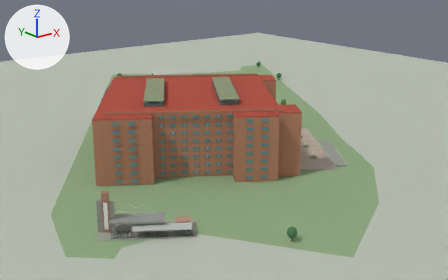
Renders of the glTF model campus-cuajimalpa/UAM_Cuajimalpa.glb from each side of a commit.
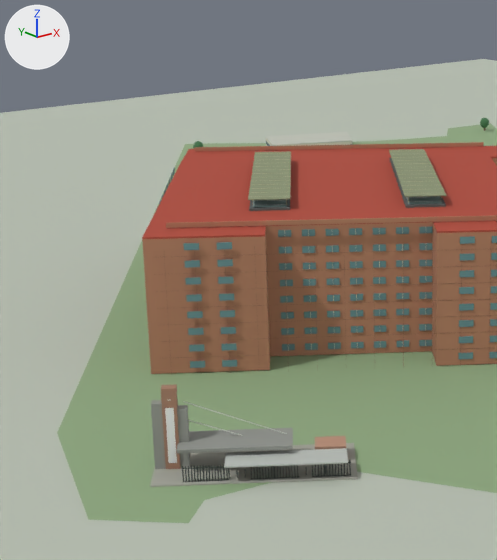
There are two pictures of each version: one whole from a 50 mm camera at (-189.0, -253.0, 89.0) aimed at (7.0, -8.0, -9.0), one close up on the part from 5% to 59% of the width and 2% to 99% of the height. The axes (+X, +Y, +Z) are drawn at upper left. The lights are the same throughout. The last two pictures show the newer version. Where no turn or scale is listed for an object, it has been applied to the vertices.

The older version as bpy lines, for what is in view:
```python
me_mesh_88 = bpy.data.meshes.new('Mesh_88')
me_mesh_88.from_pydata(...)  # 8 vertices, 12 faces; spans x 39.6..73.4, y 99.2..124.0, z 0.0..0.3
me_mesh_88.materials.append(mat_material_35)  # light grey #c3c6ba
me_mesh_90 = bpy.data.meshes.new('Mesh_90')
me_mesh_90.from_pydata(...)  # a box spanning x -0.5..0.5, y -0.5..0.5, z -0.5..0.5
me_mesh_90.materials.append(mat_material_37)  # grey #a5a69b
ob_azotea_001 = bpy.data.objects.new('Azotea.001', me_mesh_88)
ob_azotea_001.location = (0.0, 0.0, 3.5)
ob_explanada_porteria = bpy.data.objects.new('Explanada_porteria', me_mesh_90)
ob_explanada_porteria.parent = ob_porteria_cuajimalpa_aproximada
ob_explanada_porteria.location = (2.0, 0.0, 0.18)
ob_explanada_porteria.scale = (32.0, 13.0, 0.24)
ob_porteria_cuajimalpa_aproximada = bpy.data.objects.new('Porteria_Cuajimalpa_aproximada', None)
ob_porteria_cuajimalpa_aproximada.parent = ob_uam_cuajimalpa
ob_porteria_cuajimalpa_aproximada.location = (-94.02, -90.25, 0.0)
ob_porteria_cuajimalpa_aproximada.rotation_euler = (0.0, 0.0, -0.586)  # degrees (0, 0, -34)
# also in view: 'Predio_aproximado' at (8.0, 0.0, 0.0); 'Cubierta_elevada_verde' at (-45.0, -24.0, 29.0); 'Cuerpo_aproximado' at (-32.0, -33.0, 13.0); 'Ala_gris_porteria_izquierda' at (-105.0, -83.0, 6.0); 'Cubierta_filtro_peatonal' at (-91.0, -98.0, 3.0)
```
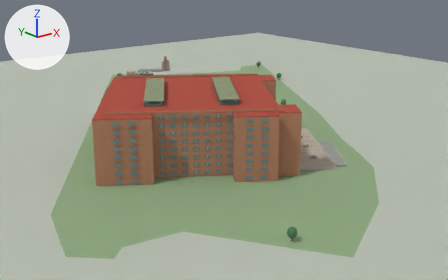
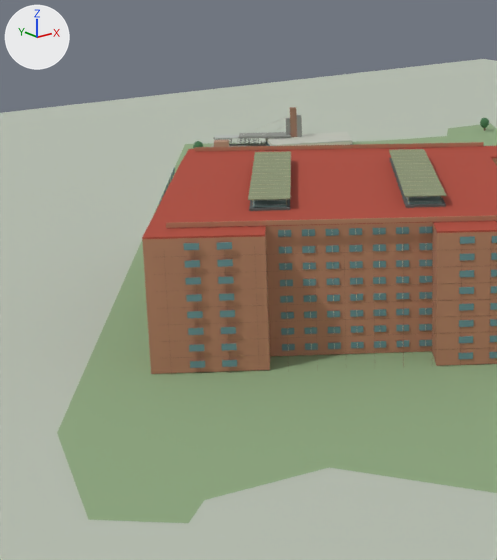
ob_porteria_cuajimalpa_aproximada is not drawn itself; it is the parent of ob_explanada_porteria, ob_torre_porteria_terracota, ob_ala_gris_porteria_izquierda, ob_ala_gris_porteria_derecha, ob_rotulo_unidad_cuajimalpa, ob_rotulo_uam_porteria, ob_marquesina_porteria, ob_tirante_marquesina_superior.

Patch to the scene script:
```diff
--- a/campus-cuajimalpa/UAM_Cuajimalpa.glb.py
+++ b/campus-cuajimalpa/UAM_Cuajimalpa.glb.py
@@ ob_porteria_cuajimalpa_aproximada @@
 ob_porteria_cuajimalpa_aproximada.parent = ob_uam_cuajimalpa
-ob_porteria_cuajimalpa_aproximada.location = (-94.02, -90.25, 0.0)
-ob_porteria_cuajimalpa_aproximada.rotation_euler = (0.0, 0.0, -0.586)  # degrees (0, 0, -34)
+ob_porteria_cuajimalpa_aproximada.location = (44.52, 123.9, 0.0)
+ob_porteria_cuajimalpa_aproximada.rotation_euler = (0.0, 0.0, 2.556)  # degrees (0, 0, 146)
```

Where the change shows, as pixel boxes (x1, y1, x2, y2) in the close-ups (497 x 560 px):
'Explanada_porteria', moved, turned (mostly hidden afterwards)
    before: (150, 443, 358, 487)
    after: (211, 143, 266, 147)
'Marquesina_porteria', moved, turned
    before: (176, 428, 293, 453)
    after: (238, 132, 291, 138)
'Cubierta_filtro_peatonal', moved, turned
    before: (224, 448, 348, 468)
    after: (215, 135, 239, 139)
'Torre_porteria_terracota', moved, turned
    before: (161, 384, 181, 469)
    after: (290, 107, 297, 137)
'Ala_gris_porteria_izquierda', moved, turned
    before: (151, 400, 166, 469)
    after: (297, 115, 302, 137)
'Ala_gris_porteria_derecha', moved, turned
    before: (177, 405, 191, 468)
    after: (286, 118, 290, 135)
'Caseta_porteria', moved, turned
    before: (315, 436, 346, 449)
    after: (214, 140, 229, 147)
'Rotulo_Unidad_Cuajimalpa', moved, turned (not visible afterwards)
    before: (165, 408, 177, 463)
'Tirante_marquesina_superior', moved, turned
    before: (183, 401, 287, 434)
    after: (243, 117, 286, 135)
'Tirante_marquesina_inferior', moved, turned (not visible afterwards)
    before: (188, 420, 242, 436)
'Travesano_porton.002', moved, turned (not visible afterwards)
    before: (252, 476, 300, 479)
'Travesano_porton', moved, turned (not visible afterwards)
    before: (184, 479, 229, 482)
'Travesano_porton.001', moved, turned (not visible afterwards)
    before: (183, 466, 223, 469)
'Travesano_porton.004', moved, turned (not visible afterwards)
    before: (313, 474, 350, 477)
'Barrote_porton.046', moved, turned (not visible afterwards)
    before: (349, 460, 351, 476)
'Barrote_porton.019', moved, turned (not visible afterwards)
    before: (259, 467, 261, 479)
'Barrote_porton.002', moved, turned (not visible afterwards)
    before: (188, 466, 190, 482)
'Barrote_porton', moved, turned (not visible afterwards)
    before: (182, 466, 184, 482)
'Barrote_porton.014', moved, turned (not visible afterwards)
    before: (223, 464, 225, 481)
'Torniquete_pedestal.001', moved, turned (not visible afterwards)
    before: (244, 469, 246, 478)
'Barrote_porton.012', moved, turned (not visible afterwards)
    before: (217, 465, 219, 481)
'Barrote_porton.033', moved, turned (not visible afterwards)
    before: (312, 465, 313, 477)
'Barrote_porton.026', moved, turned (not visible afterwards)
    before: (280, 466, 281, 478)
'Barrote_porton.007', moved, turned (not visible afterwards)
    before: (203, 465, 204, 481)
'Barrote_porton.031', moved, turned (not visible afterwards)
    before: (294, 465, 296, 478)
'Barrote_porton.021', moved, turned (not visible afterwards)
    before: (265, 466, 267, 479)
'Barrote_porton.039', moved, turned (not visible afterwards)
    before: (329, 464, 331, 476)
'Barrote_porton.034', moved, turned (not visible afterwards)
    before: (315, 464, 316, 477)
